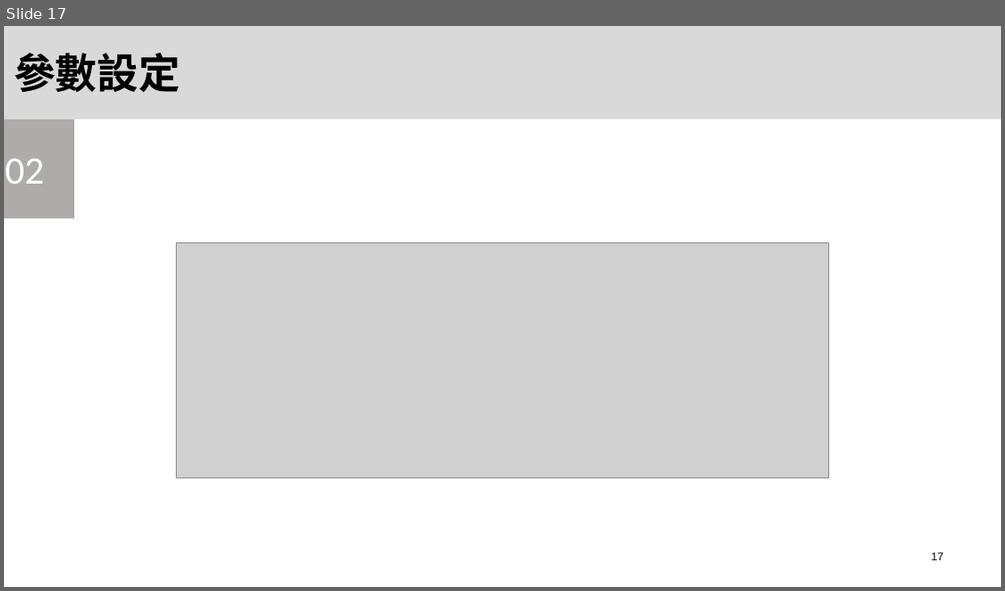
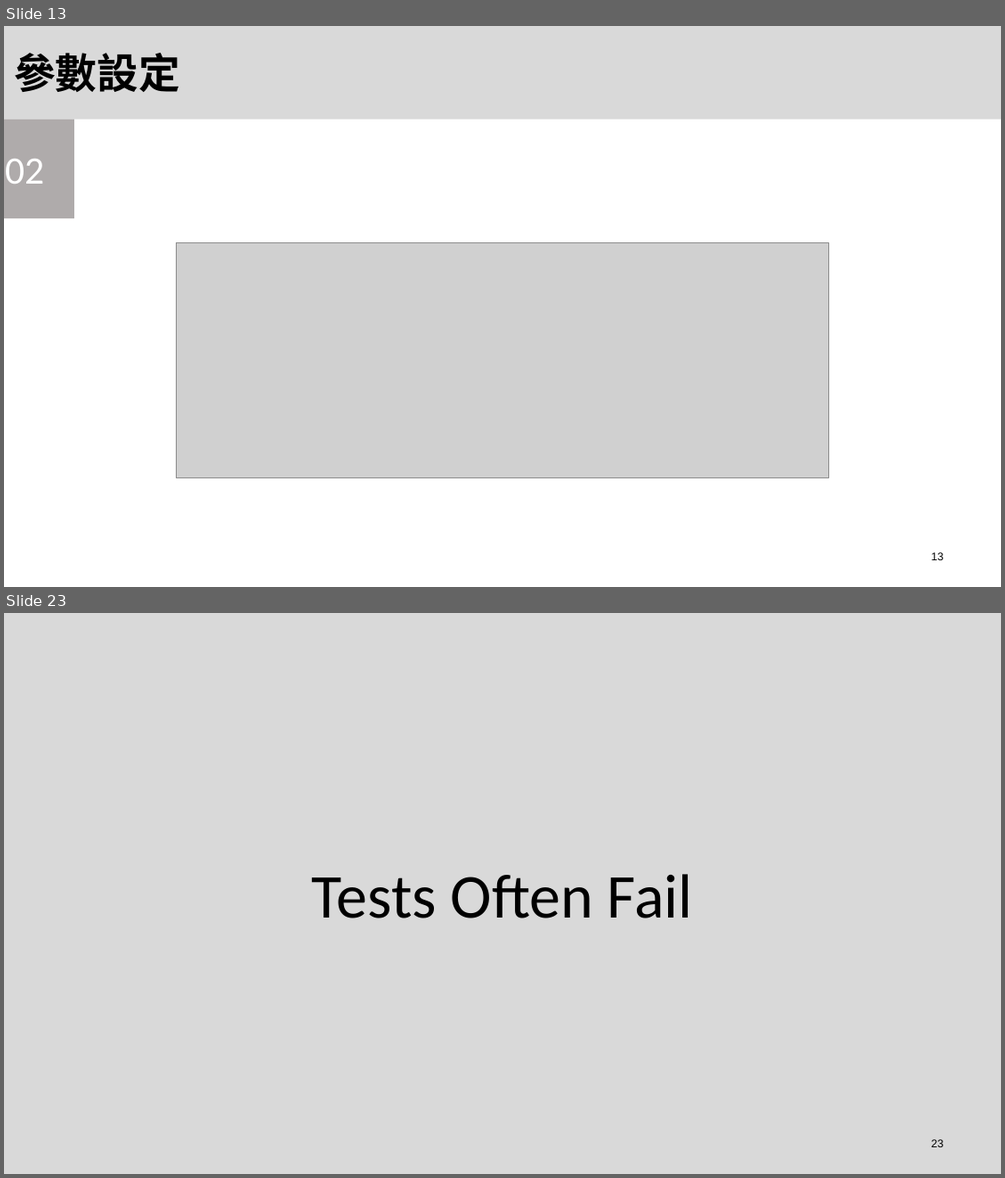
Before and after one commit to OYungShen/HardWare_Security_Final_project, a slide deck: Final.pptx. Shown one above the other, each under a label of ours: slide 17 before the commit, slides 13 and 23 after it; the slides between them are not shown. The pictures are 1005x591 and 1005x1178 pixels, drawn with LibreOffice and Linux fonts; fonts in the diff are those of the drawing; grey boxes stand for pictures. Boxes give left, top, right and bottom in pixels: in the first picture for what was removed or moved away, otherwise in the second. Text is boxed around its words. In the diff, an @@ line names an element or a change of style, - is before the commit and + after.

```diff
--- a/Final.pptx
+++ b/Final.pptx
@@ slide 23 added at bbox=[4, 613, 1001, 1174], background #FFFFFF @@
@@ rectangle added at bbox=[4, 613, 1001, 1174], fill #D9D9D9, 60 pt, text #000000 @@
+Tests Often Fail
@@ page number added at bbox=[931, 1139, 944, 1147], 10.7 pt, text #000000 @@
+23
@@ what was slide 17 is now slide 13 @@
@@ page number at bbox=[931, 552, 944, 560]: text changed @@
-17
+13
```
Also in this commit, not shown: 9 slides changed, 26 other slides added, 3 slides removed, 5 other files.
